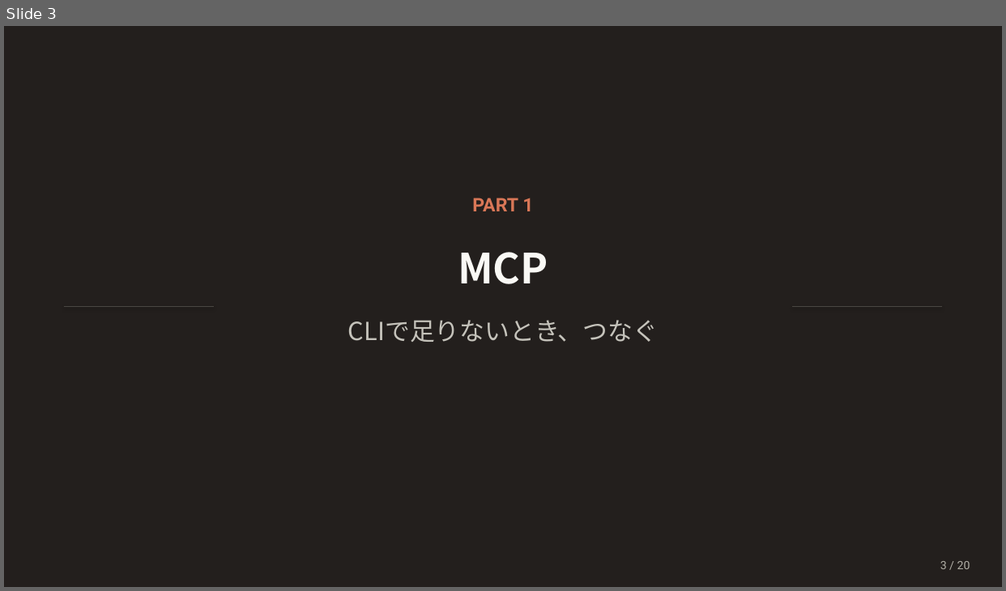
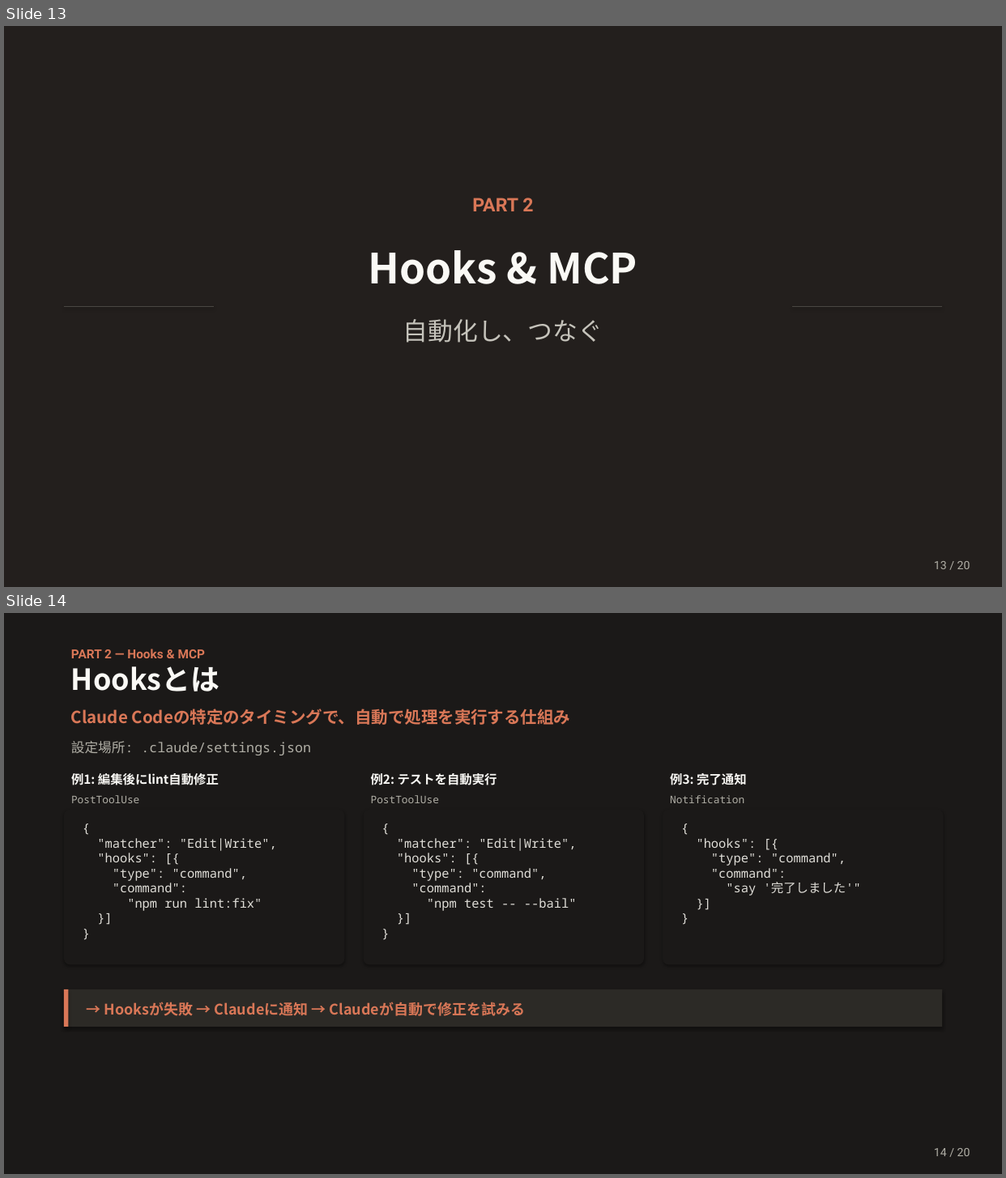
Before and after one commit to Ischca/zenn, a slide deck: slides/Claude_session3.pptx. Shown one above the other, each under a label of ours: slide 3 before the commit, slides 13 and 14 after it. The pictures are 1006x591 and 1006x1178 pixels, drawn with LibreOffice and Linux fonts; fonts in the diff are those of the drawing. Boxes give left, top, right and bottom in pixels: in the first picture for what was removed or moved away, otherwise in the second. Text is boxed around its words. In the diff, an @@ line names an element or a change of style, - is before the commit and + after.

```diff
--- a/slides/Claude_session3.pptx
+++ b/slides/Claude_session3.pptx
@@ slide 14 added at [4,613,1002,1174], background #1B1918 @@
@@ text added at [71,649,205,658], 12 pt, text #D97757, bold @@
+PART 2 — Hooks & MCP
@@ text added at [71,666,219,692], 28 pt, text #FAF9F5, bold @@
+Hooksとは
@@ text added at [71,709,571,725], 16 pt, text #D97757, bold @@
+Claude Codeの特定のタイミングで、自動で処理を実行する仕組み
@@ text added at [71,741,311,756], 13 pt, text #B0AEA5 @@
+設定場所: .claude/settings.json
@@ text added at [71,773,219,786], 12 pt, text #FAF9F5, bold @@
+例1: 編集後にlint自動修正
@@ text added at [371,773,497,786], 12 pt, text #FAF9F5, bold @@
+例2: テストを自動実行
@@ text added at [670,773,747,786], 12 pt, text #FAF9F5, bold @@
+例3: 完了通知
@@ text added at [71,795,139,803], 10 pt, text #B0AEA5 @@
+PostToolUse
@@ text added at [371,795,439,803], 10 pt, text #B0AEA5 @@
+PostToolUse
@@ text added at [670,795,744,803], 10 pt, text #B0AEA5 @@
+Notification
@@ rounded rectangle added at [64,809,345,965], fill #1B1918 @@
@@ rounded rectangle added at [364,809,644,965], fill #1B1918 @@
@@ rounded rectangle added at [663,809,944,965], fill #1B1918 @@
@@ text added at [97,838,277,911], 12 pt, text #E0DED8 @@
+{
+"matcher": "Edit|Write",
+"hooks": [{
+"type": "command",
+"command":
+"npm run lint:fix"
+}]
+}
@@ text added at [397,838,577,911], 12 pt, text #E0DED8 @@
+{
+"matcher": "Edit|Write",
+"hooks": [{
+"type": "command",
+"command":
+"npm test -- --bail"
+}]
+}
@@ text added at [697,838,861,896], 12 pt, text #E0DED8 @@
+{
+"hooks": [{
+"type": "command",
+"command":
+"say '完了しました'"
+}]
+}
@@ rectangle added at [64,990,942,1027], fill #2C2A26 @@
@@ rectangle added at [64,990,68,1027], fill #D97757 @@
@@ text added at [104,1002,526,1016], 14 pt, text #D97757, bold @@
+→ Hooksが失敗 → Claudeに通知 → Claudeが自動で修正を試みる
@@ text added at [934,1148,970,1157], 11 pt, text #B0AEA5 @@
+14 / 20
@@ what was slide 3 is now slide 13 @@
@@ slide 13 changed as well @@
@@ text at [472,198,533,211]: text changed @@
-PART 1
+PART 2
@@ text at [368,250,638,284]: text changed @@
-MCP
+Hooks & MCP
@@ text at [403,319,603,343]: text changed @@
-CLIで足りないとき、つなぐ
+自動化し、つなぐ
@@ text at [934,561,970,570]: text changed @@
-3 / 20
+13 / 20
```
Also in this commit, not shown: 11 other slides changed, 7 other slides added, 8 slides removed, 1 other file.
